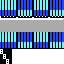
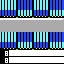
The second 64px x 64px image is a revision of the first. Changes to its layers:
painted on "foreground" over [0, 16, 64, 64]
painted on "Background" over [0, 16, 64, 50]
